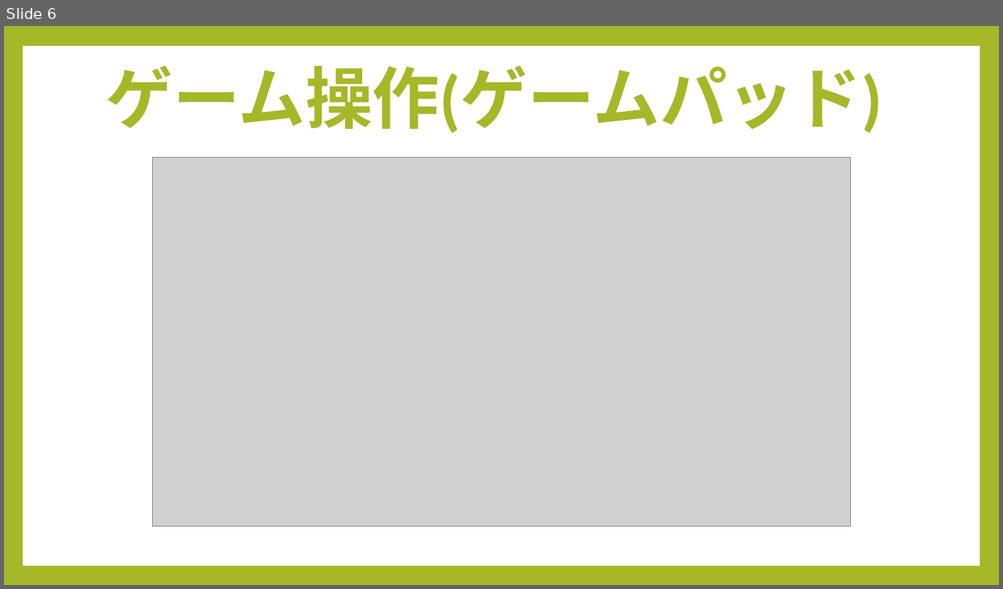
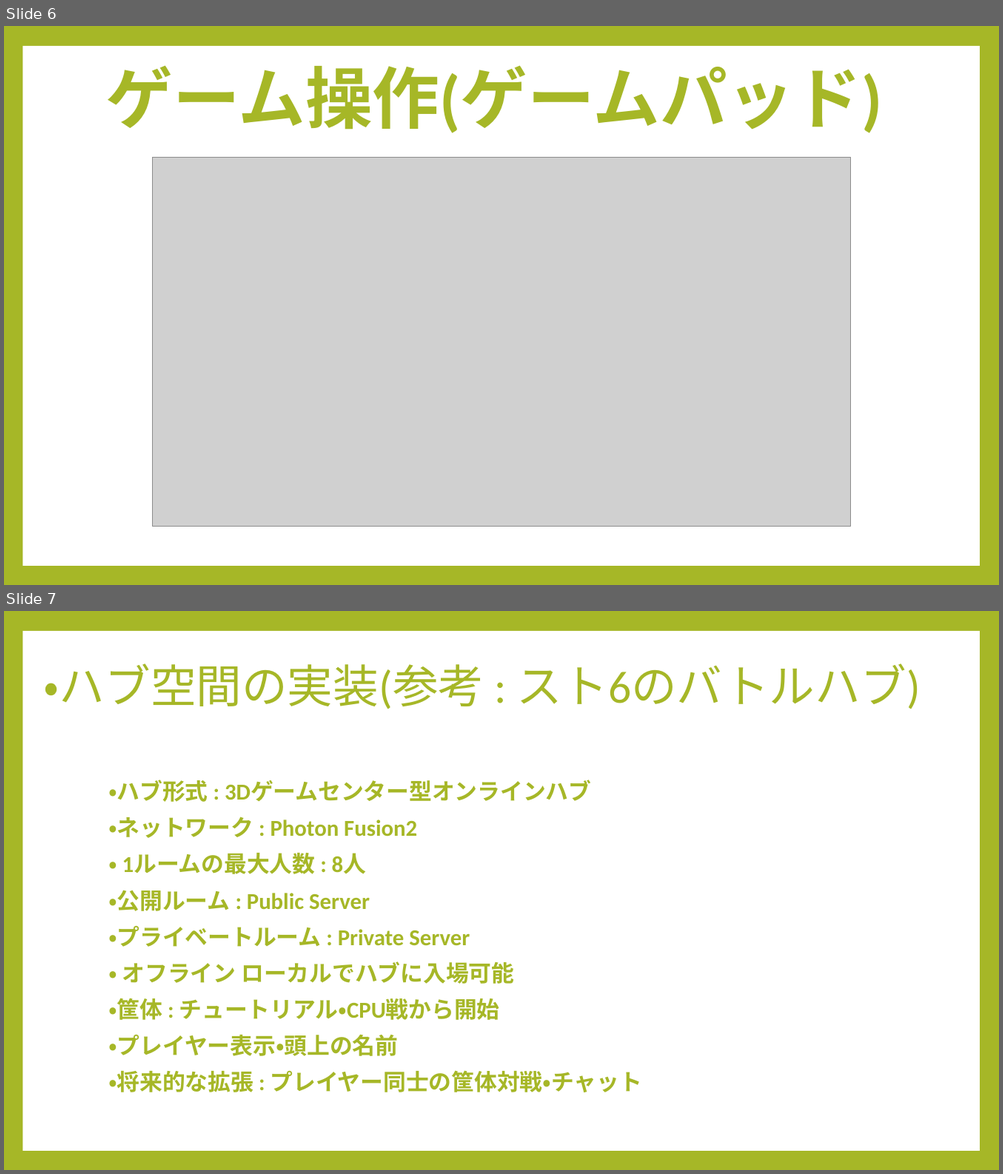
Before and after one commit to Ayu20060301/FightingGameProject, a slide deck: 企画書_格ゲー.pptx. Shown one above the other, each under a label of ours: slide 6 before the commit, slides 6 and 7 after it. The pictures are 1003x589 and 1003x1174 pixels, drawn with LibreOffice and Linux fonts; fonts in the diff are those of the drawing; grey boxes stand for pictures. Boxes give left, top, right and bottom in pixels: in the first picture for what was removed or moved away, otherwise in the second. Text is boxed around its words. In the diff, an @@ line names an element or a change of style, - is before the commit and + after.

```diff
--- a/企画書_格ゲー.pptx
+++ b/企画書_格ゲー.pptx
@@ slide 7 added at <box>4,611,999,1170</box>, background #A6B727; not listed: 1 template element that a slide beside it also shows @@
@@ title added at <box>44,664,920,709</box>, 44 pt, text #A6B727 @@
+・ハブ空間の実装(参考 : スト6のバトルハブ)
@@ text added at <box>108,780,642,1093</box>, 22 pt, text #A6B727, bold @@
+・ハブ形式 : 3Dゲームセンター型オンラインハブ
+・ネットワーク : Photon Fusion2
+・ 1ルームの最大人数 : 8人
+・公開ルーム : Public Server
+・プライベートルーム : Private Server
+・ オフライン ローカルでハブに入場可能
+・筐体 : チュートリアル・CPU戦から開始
+・プレイヤー表示・頭上の名前
+・将来的な拡張 : プレイヤー同士の筐体対戦・チャット
```
Also in this commit, not shown: 25 other files.
